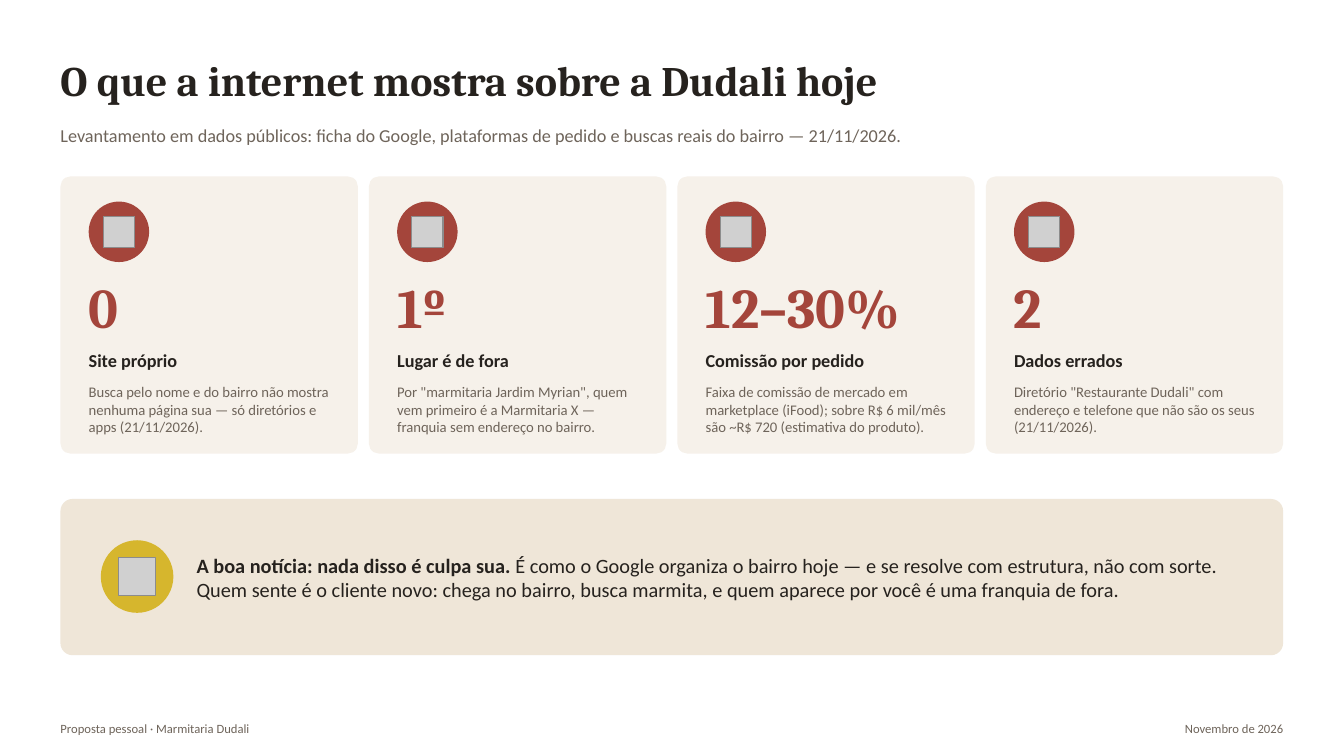
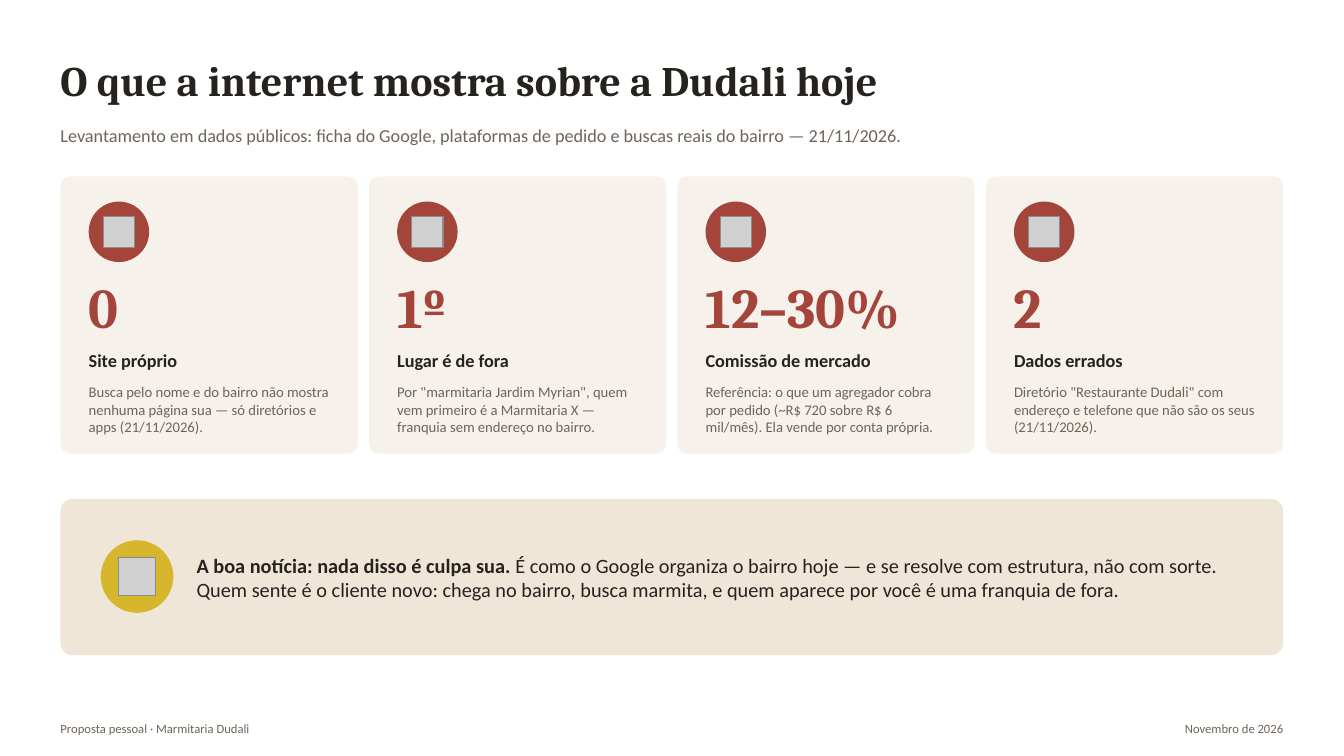
Before and after one commit to MarconiVini/live-layout, a slide deck: slide 2 of dudali/proposta-2026-11-21.pptx. Drawn at 1344x756 pixels with LibreOffice and Linux fonts; fonts in the diff are those of the drawing; grey boxes stand for pictures. Boxes give left, top, right and bottom in pixels: in the first picture for what was removed or moved away, otherwise in the second. Text is boxed around its words. In the diff, an @@ line names an element or a change of style, - is before the commit and + after.

```diff
--- a/dudali/proposta-2026-11-21.pptx
+++ b/dudali/proposta-2026-11-21.pptx
@@ text at box(706, 354, 870, 367): text changed @@
-Comissão por pedido
+Comissão de mercado
@@ text at box(706, 387, 933, 435): text changed @@
-Faixa de comissão de mercado em marketplace (iFood); sobre R$ 6 mil/mês são ~R$ 720 (estimativa do produto).
+Referência: o que um agregador cobra por pedido (~R$ 720 sobre R$ 6 mil/mês). Ela vende por conta própria.
```
Also in this commit, not shown: 2 other slides changed, 1 other file.
